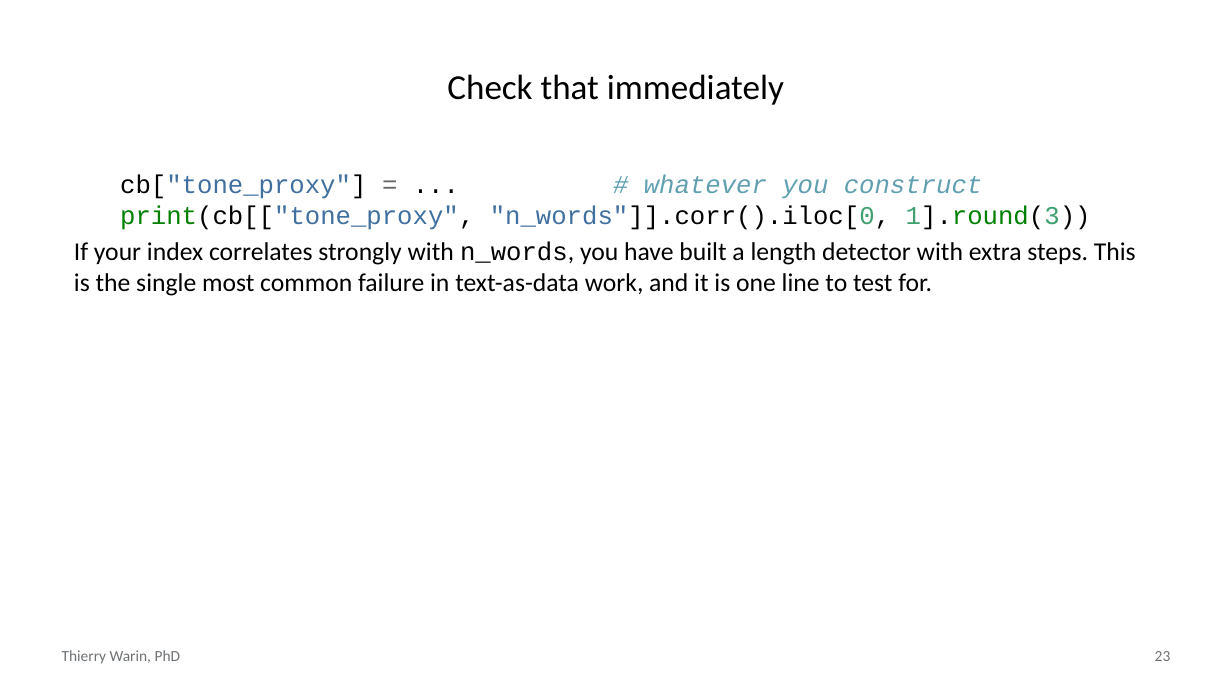
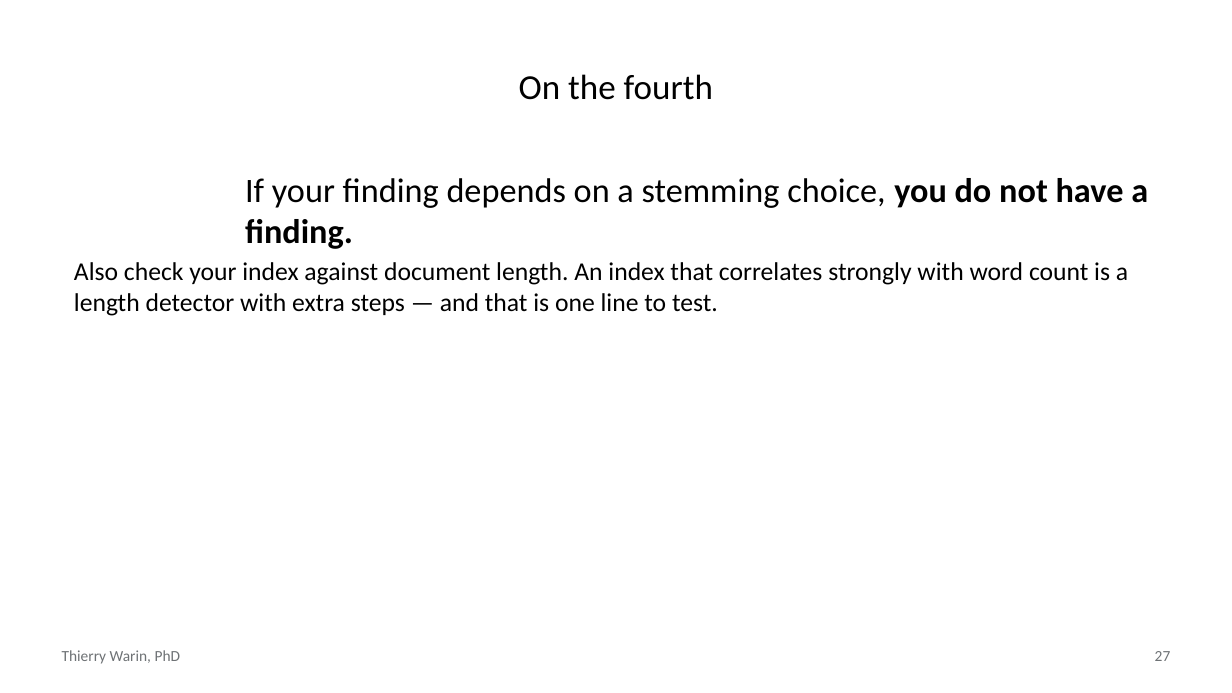
Before and after one commit to warint/quantitative-methods, a slide deck: slide 27 of 09-clustering-and-text-as-data/slides.pptx (slide 23 before the commit). Drawn at 1232x693 pixels with LibreOffice and Linux fonts; fonts in the diff are those of the drawing. Boxes give left, top, right and bottom in pixels: in the first picture for what was removed or moved away, otherwise in the second. Text is boxed around its words. In the diff, an @@ line names an element or a change of style, - is before the commit and + after.

```diff
--- a/09-clustering-and-text-as-data/slides.pptx
+++ b/09-clustering-and-text-as-data/slides.pptx
@@ title at (x1=519, y1=74, x2=713, y2=100): text changed @@
-Check that immediately
+On the fourth
@@ text at (x1=74, y1=178, x2=1148, y2=316): text changed @@
-cb["tone_proxy"] = ... # whatever you construct
-print(cb[["tone_proxy", "n_words"]].corr().iloc[0, 1].round(3))
-If your index correlates strongly with n_words, you have built a length detector with extra steps. This is the single most common failure in text-as-data work, and it is one line to test for.
+If your finding depends on a stemming choice, you do not have a finding.
+Also check your index against document length. An index that correlates strongly with word count is a length detector with extra steps — and that is one line to test.
@@ page number at (x1=1155, y1=651, x2=1171, y2=661): text changed @@
-23
+27
```
Also in this commit, not shown: 7 other slides changed, 20 slides added, 21 slides removed, 3 other files.
